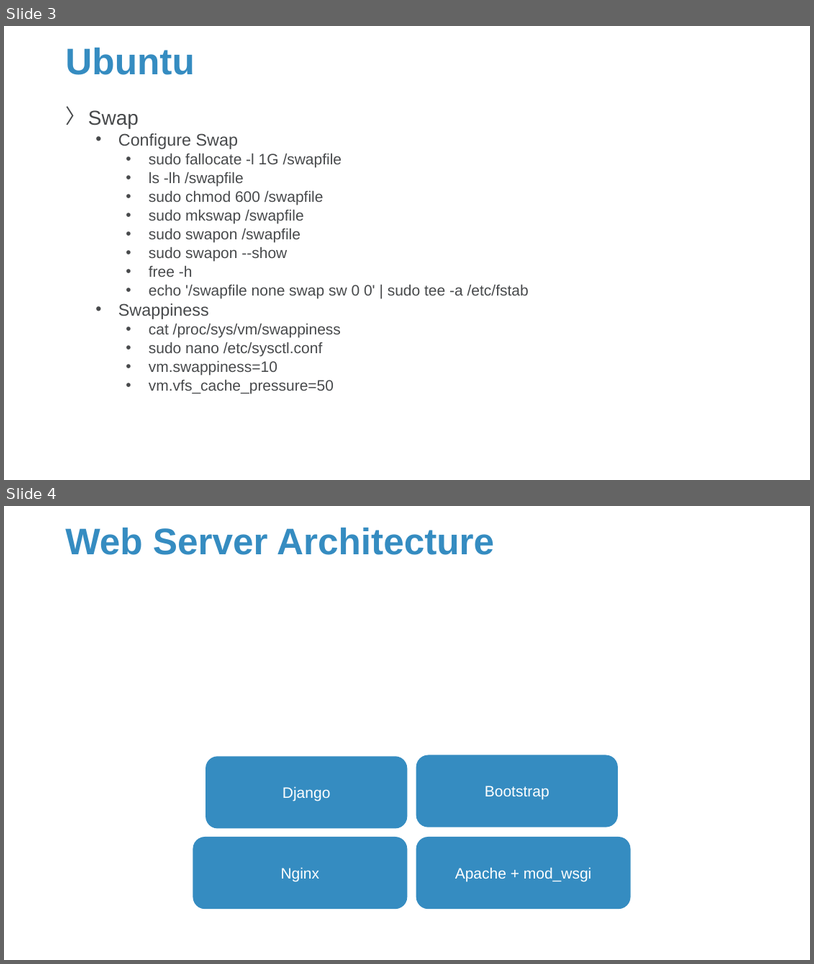
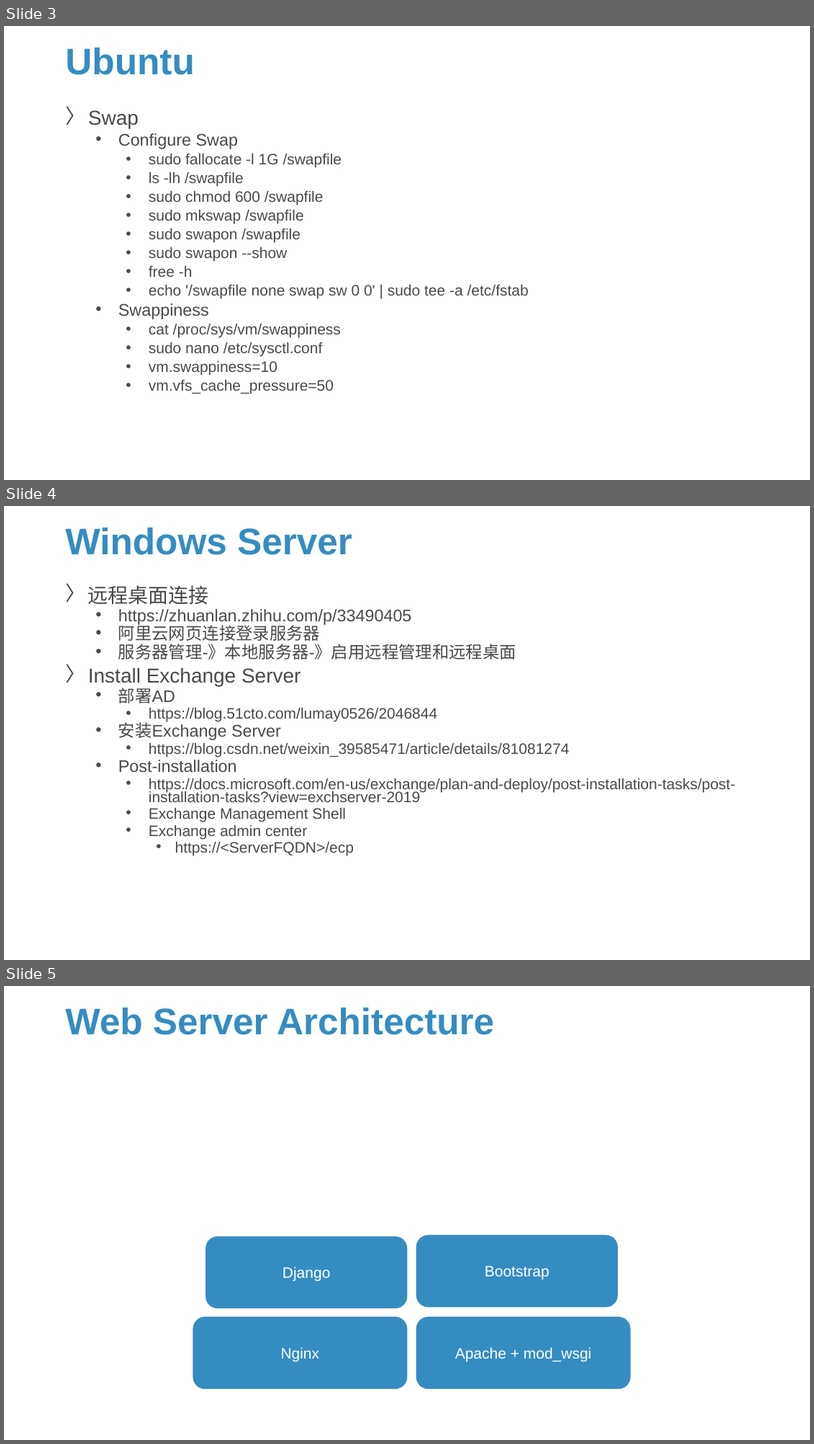
Before and after one commit to Sparks-Lu/TechNotes, a slide deck: Web/Server-Notes.pptx. Shown one above the other, each under a label of ours: slides 3 and 4 before the commit, slides 3, 4 and 5 after it. The pictures are 814x964 and 814x1444 pixels, drawn with LibreOffice and Linux fonts; fonts in the diff are those of the drawing; background and template pictures are left out. Boxes give left, top, right and bottom in pixels: in the first picture for what was removed or moved away, otherwise in the second. Text is boxed around its words. In the diff, an @@ line names an element or a change of style, - is before the commit and + after.

```diff
--- a/Web/Server-Notes.pptx
+++ b/Web/Server-Notes.pptx
@@ slide 4 added at (x1=4, y1=506, x2=810, y2=960), background picture (left out) @@
@@ title added at (x1=65, y1=528, x2=352, y2=555), 44 pt, text #358CC1, bold @@
+Windows Server
@@ text added at (x1=88, y1=585, x2=736, y2=856), 18 pt, text #47494B @@
+〉 远程桌面连接
+  • https://zhuanlan.zhihu.com/p/33490405
+  • 阿里云网页连接登录服务器
+  • 服务器管理-》本地服务器-》启用远程管理和远程桌面
+〉 Install Exchange Server
+  • 部署AD
+    • https://blog.51cto.com/lumay0526/2046844
+  • 安装Exchange Server
+    • https://blog.csdn.net/weixin_39585471/article/details/81081274
+  • Post-installation
+    • https://docs.microsoft.com/en-us/exchange/plan-and-deploy/post-installation-tasks/post-installation-tasks?view=exchserver-2019
+    • Exchange Management Shell
+    • Exchange admin center
+      • https://<ServerFQDN>/ecp
@@ what was slide 4 is now slide 5 @@
```
Also in this commit, not shown: 1 slide changed, 1 other slide added, 8 other files.
